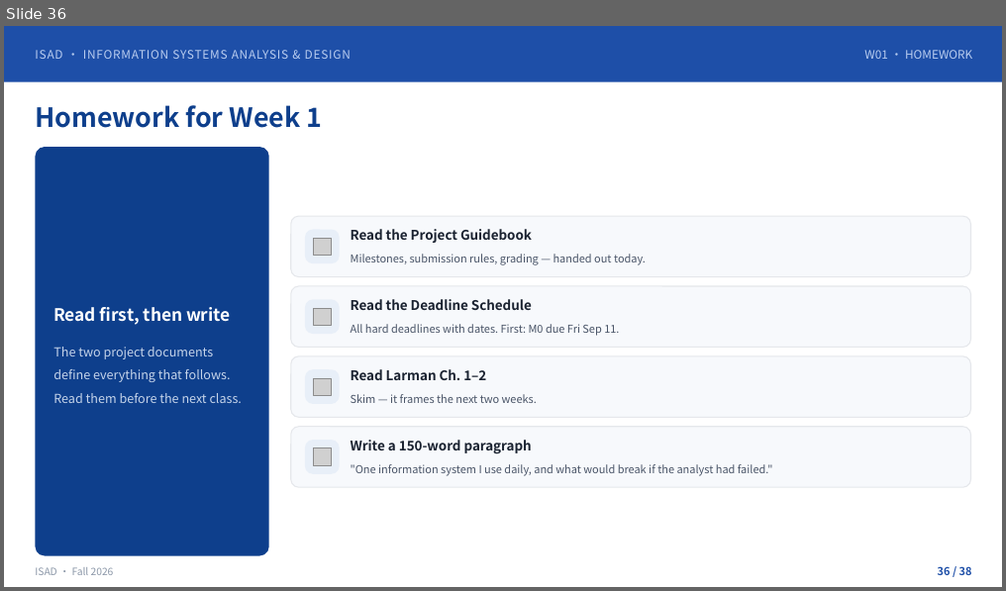
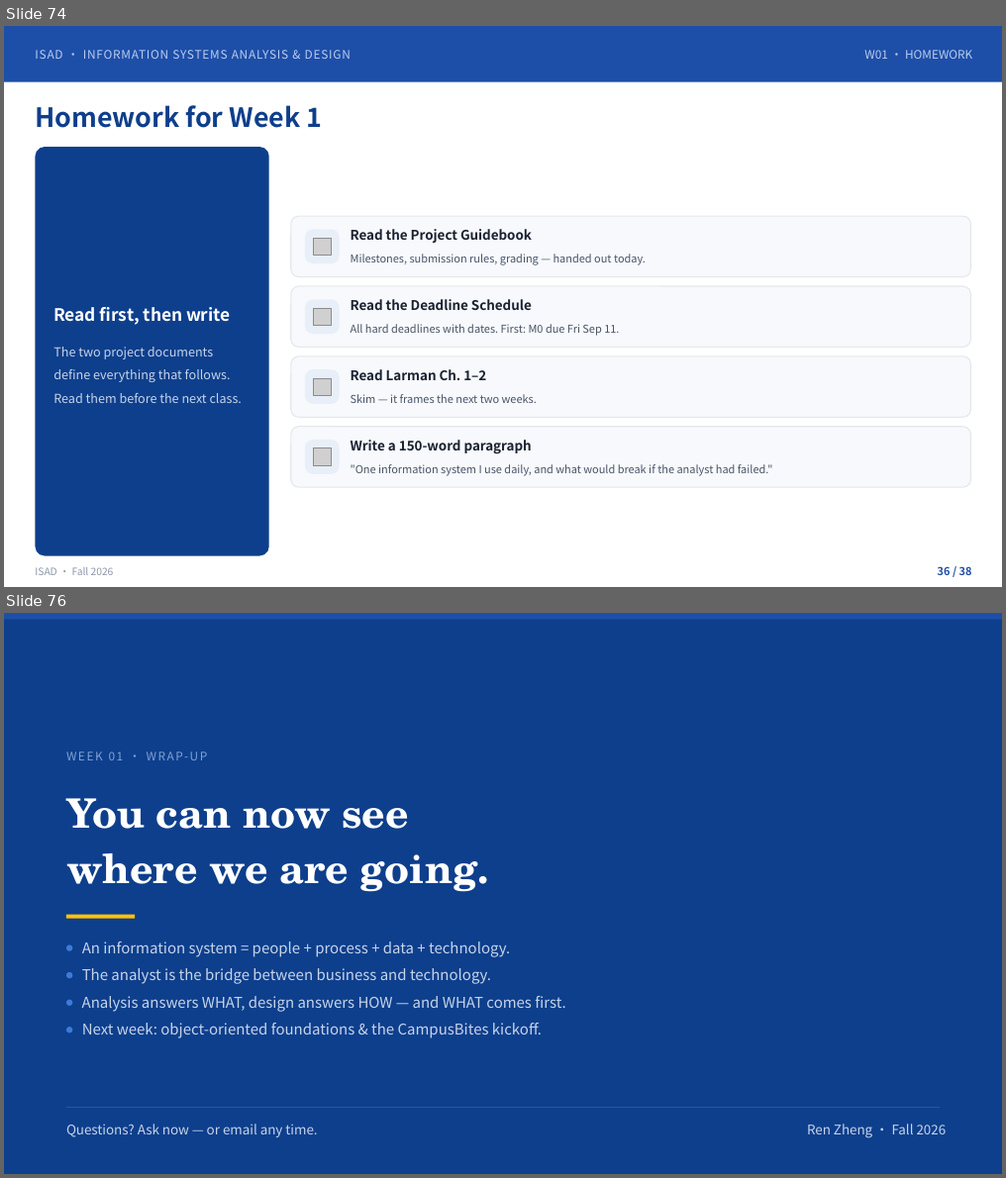
Before and after one commit to klausren/isad-course, a slide deck: 01-slides/W01-Introduction-Systems-Analysts-and-OOAD.pptx. Shown one above the other, each under a label of ours: slide 36 before the commit, slides 74 and 76 after it; the slides between them are not shown. The pictures are 1006x591 and 1006x1178 pixels, drawn with LibreOffice and Linux fonts; fonts in the diff are those of the drawing; grey boxes stand for pictures. Boxes give left, top, right and bottom in pixels: in the first picture for what was removed or moved away, otherwise in the second. Text is boxed around its words. In the diff, an @@ line names an element or a change of style, - is before the commit and + after.

```diff
--- a/01-slides/W01-Introduction-Systems-Analysts-and-OOAD.pptx
+++ b/01-slides/W01-Introduction-Systems-Analysts-and-OOAD.pptx
@@ slide 76 added at (4, 613, 1002, 1174), background #FFFFFF @@
@@ rectangle added at (4, 613, 1002, 1174), fill #0E3F8C @@
@@ rectangle added at (4, 613, 1002, 619), fill #1E4FA8 @@
@@ text added at (66, 750, 940, 763), 11.2 pt, text #7FA2D6 @@
+WEEK 01 · WRAP-UP
@@ text added at (66, 798, 489, 892), 39 pt, text #FFFFFF, bold @@
+You can now see
+where we are going.
@@ rectangle added at (66, 915, 135, 919), fill #FFC107 @@
@@ rounded rectangle added at (66, 946, 72, 952), fill #3D7BD9 @@
@@ text added at (82, 942, 510, 958), 14.2 pt, text #C5D4EA @@
+An information system = people + process + data + technology.
@@ text added at (82, 968, 491, 984), 14.2 pt, text #C5D4EA @@
+The analyst is the bridge between business and technology.
@@ rounded rectangle added at (66, 972, 72, 978), fill #3D7BD9 @@
@@ text added at (82, 996, 565, 1012), 14.2 pt, text #C5D4EA @@
+Analysis answers WHAT, design answers HOW — and WHAT comes first.
@@ rounded rectangle added at (66, 1000, 72, 1006), fill #3D7BD9 @@
@@ rounded rectangle added at (66, 1027, 72, 1033), fill #3D7BD9 @@
@@ text added at (82, 1023, 542, 1039), 14.2 pt, text #C5D4EA @@
+Next week: object-oriented foundations & the CampusBites kickoff.
@@ freeform shape added at (66, 1107, 940, 1140), fill #2B5793 @@
@@ text added at (66, 1124, 317, 1138), 12.8 pt, text #C5D4EA @@
+Questions? Ask now — or email any time.
@@ text added at (807, 1124, 946, 1139), 12.8 pt, text #C5D4EA @@
+Ren Zheng · Fall 2026
@@ what was slide 36 is now slide 74 @@
```
Also in this commit, not shown: 37 other slides added.
